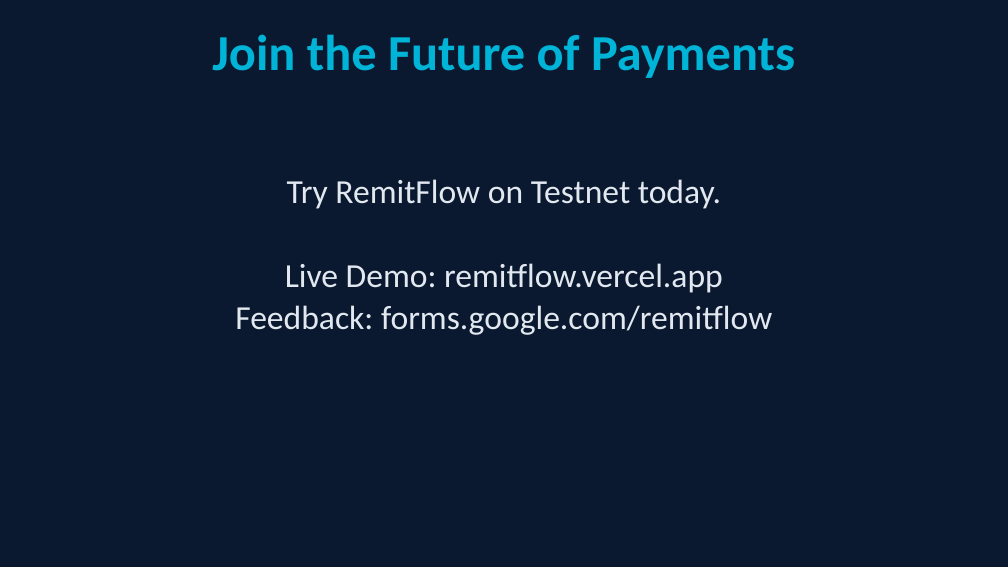
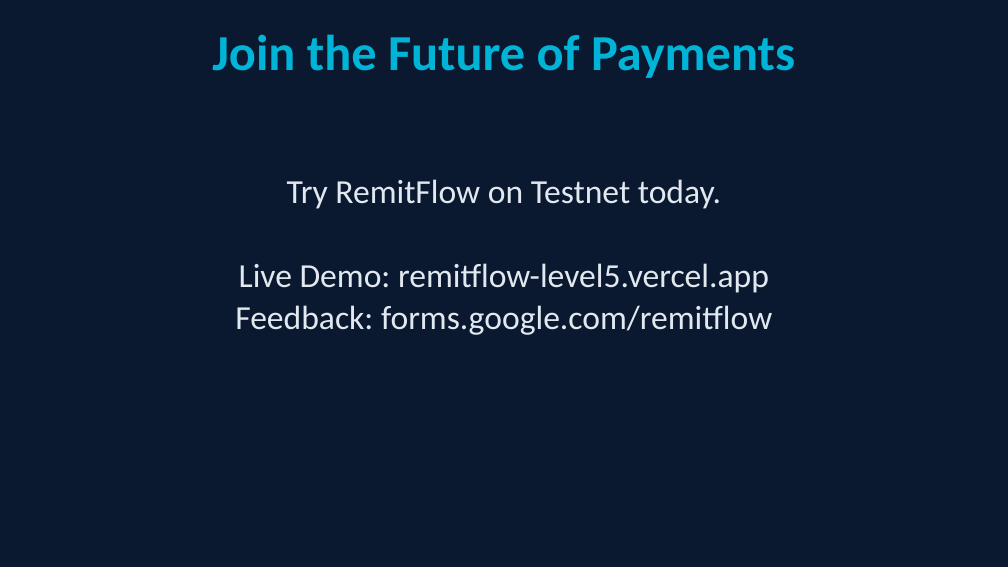
Before and after one commit to Abhishek86038/remitflow-level5, a slide deck: slide 11 of docs/RemitFlow_PitchDeck_2026-06-25.pptx. Drawn at 1008x567 pixels with LibreOffice and Linux fonts; fonts in the diff are those of the drawing. Boxes give left, top, right and bottom in pixels: in the first picture for what was removed or moved away, otherwise in the second. Text is boxed around its words. In the diff, an @@ line names an element or a change of style, - is before the commit and + after.

Commit message:
docs: update PPTX with new vercel demo link

```diff
--- a/docs/RemitFlow_PitchDeck_2026-06-25.pptx
+++ b/docs/RemitFlow_PitchDeck_2026-06-25.pptx
@@ text at (x1=239, y1=263, x2=769, y2=293): text changed @@
-Live Demo: remitflow.vercel.app
+Live Demo: remitflow-level5.vercel.app
```
